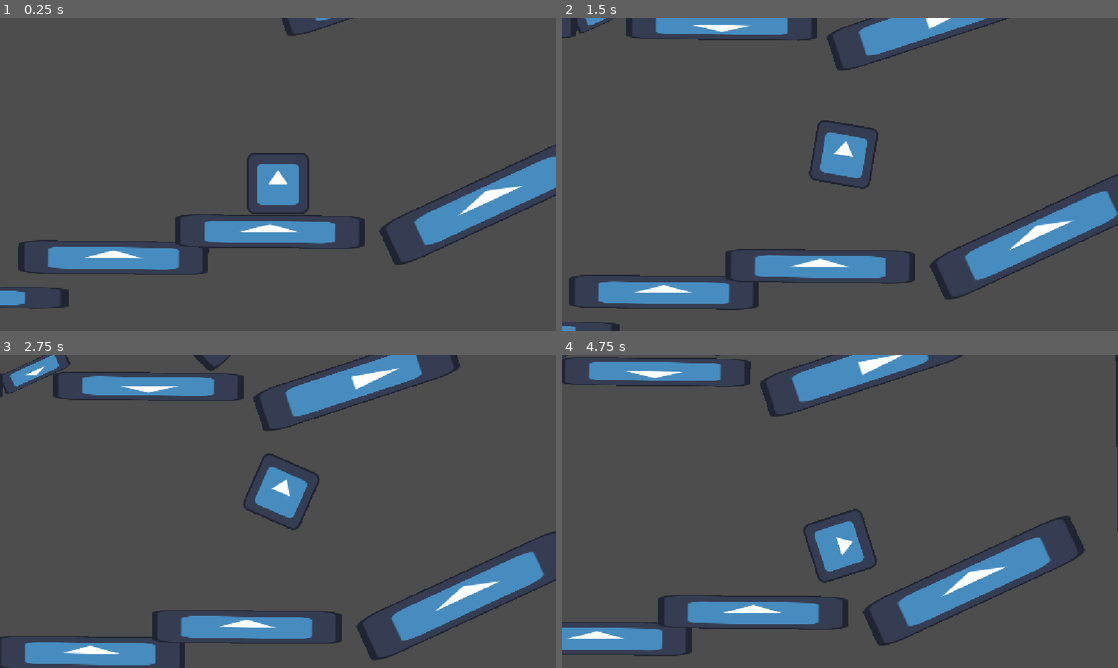
Above: before the commit, frames 1-4 (two rows, left to right).
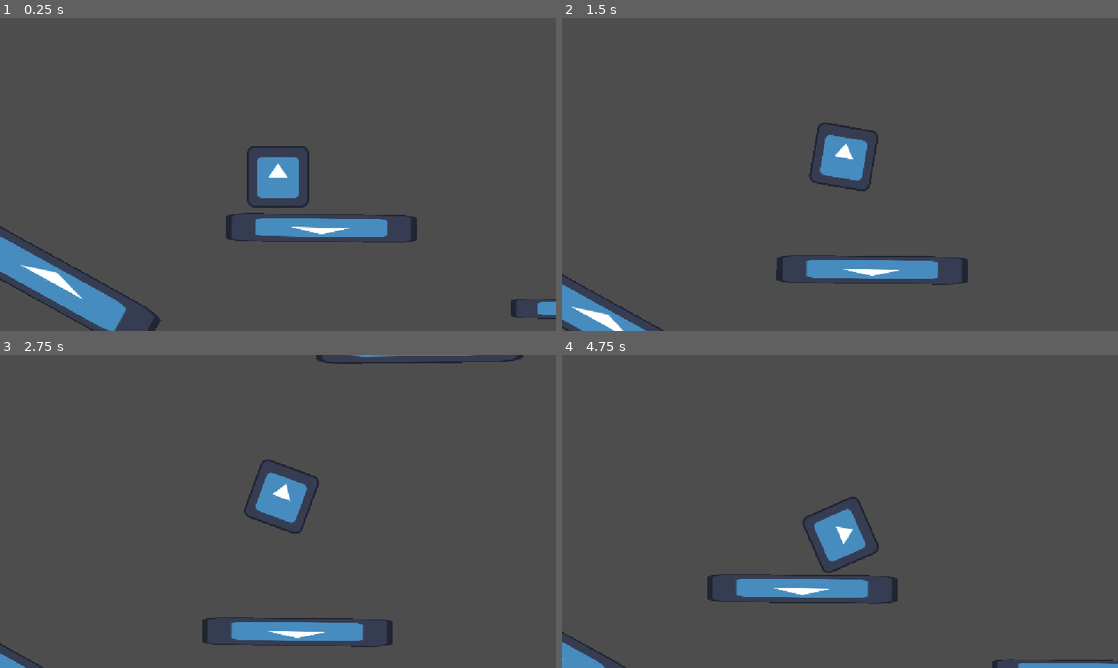
Above: after the commit, the same moments.

Repository: cyan-teal/hole-bounce
Game: Godot game, scene res://scenes/main.tscn
Same seed, same stepped clock (60 frames per second), same inputs: the game is played once before the commit and once after it. The engine's default icon, where the game draws it, is replaced by a stand-in: a white triangle on a blue panel in a dark square.
Inputs:
- Up to frame 1 (0.25 s): no input
- Up to frame 2 (1.5 s): hold Right (go_right) 0.53-1.28 s; tap Space (pass) at 0.6, 1.35 s; hold Left (go_left) from 1.28 s (still down)
- Up to frame 3 (2.75 s): release Left (go_left) at 2.03 s; hold Right (go_right) from 2.03 s (still down); tap Space (pass) at 2.1 s
- Up to frame 4 (4.75 s): tap Space (pass) at 2.85, 3.6, 4.35 s; release Right (go_right) at 3.53 s; hold Left (go_left) from 3.53 s (still down)

The runs differ from the first frame. In frame 1, 12% of the frame differs, in the area x 0-100%, y 0-100%; in frame 2, 13%; in frame 3, 14%; in frame 4, 15%.

Commit message:
map

Diff:
--- a/hole-bounce/scenes/level_1.tscn
+++ b/hole-bounce/scenes/level_1.tscn
@@ -4,6 +4,7 @@
 [ext_resource type="PackedScene" uid="uid://b2b1gi5tljg5o" path="res://scenes/object.tscn" id="2_bswci"]
 [ext_resource type="Script" uid="uid://dfs47tdn7w3cg" path="res://scenes/launch_pad 1.gd" id="3_5xbjy"]
 [ext_resource type="PackedScene" uid="uid://bixobljkd83tk" path="res://scenes/launch_pad.tscn" id="3_rus8k"]
+[ext_resource type="Script" uid="uid://c0cm5aq1jkth0" path="res://scenes/objectdeflector.gd" id="5_15mv3"]
 [ext_resource type="PackedScene" uid="uid://bg8re1clvsn4u" path="res://scenes/level_end.tscn" id="5_fcfvj"]
 [ext_resource type="PackedScene" uid="uid://dc3ifb2nhulun" path="res://scenes/hole.tscn" id="6_pa8r4"]
 [ext_resource type="Script" uid="uid://8gcpcatsaosh" path="res://scenes/hole_un.gd" id="7_pa8r4"]
@@ -11,7 +12,7 @@
 [node name="Level1" type="Node2D" unique_id=2075713534]
 
 [node name="Player" parent="." unique_id=244388843 instance=ExtResource("1_014kd")]
-position = Vector2(548, -1894)
+position = Vector2(-811, -2553)
 
 [node name="Camera2D" type="Camera2D" parent="Player" unique_id=1067887717]
 position_smoothing_enabled = true
@@ -33,10 +34,15 @@
 script = ExtResource("3_5xbjy")
 
 [node name="LaunchPad4" parent="." unique_id=626121635 instance=ExtResource("3_rus8k")]
-position = Vector2(-1268.9998, -1923)
+position = Vector2(-1290.9999, -1976.0001)
 rotation = -3.9791002
 scale = Vector2(3.688785, 0.76176465)
 script = ExtResource("3_5xbjy")
+
+[node name="LaunchPad8" parent="." unique_id=2115892957 instance=ExtResource("3_rus8k")]
+position = Vector2(-1279, -2323)
+rotation = -5.7782803
+scale = Vector2(3.688785, 0.76176465)
 
 [node name="LaunchPad6" parent="." unique_id=446448878 instance=ExtResource("3_rus8k")]
 position = Vector2(988, -1831.0001)
@@ -49,10 +55,10 @@
 scale = Vector2(1.1551731, -0.33634555)
 
 [node name="LaunchPad5" parent="." unique_id=1993517078 instance=ExtResource("3_rus8k")]
-position = Vector2(-1941.9998, -854.99994)
-rotation = -4.6979575
+position = Vector2(-1970, -855)
+rotation = -4.710288
 scale = Vector2(18.90972, 0.76176465)
-script = ExtResource("3_5xbjy")
+script = null
 
 [node name="Object" parent="." unique_id=1360642315 instance=ExtResource("2_bswci")]
 position = Vector2(-246, 241)
@@ -69,17 +75,23 @@
 scale = Vector2(4.780756, 0.9227781)
 
 [node name="Object5" parent="." unique_id=1801173784 instance=ExtResource("2_bswci")]
-position = Vector2(70.999985, -553)
+position = Vector2(104, -614)
 rotation = 2.0442364
-scale = Vector2(3.5481184, 0.9337929)
+scale = Vector2(1.9606459, -1.092649)
+script = ExtResource("5_15mv3")
 
 [node name="Object10" parent="." unique_id=394653089 instance=ExtResource("2_bswci")]
 position = Vector2(-590.00006, -726.00006)
 rotation = 3.147318
 scale = Vector2(1.4189186, -0.7273016)
 
+[node name="Object20" parent="." unique_id=1069748692 instance=ExtResource("2_bswci")]
+position = Vector2(-400.00006, -663)
+rotation = 3.147318
+scale = Vector2(1.4189186, -0.7273016)
+
 [node name="Object8" parent="." unique_id=1761659843 instance=ExtResource("2_bswci")]
-position = Vector2(-361, -641.00006)
+position = Vector2(-346, -574.00006)
 rotation = -0.005987568
 scale = Vector2(6.4913645, 0.7497265)
 
@@ -91,7 +103,7 @@
 [node name="Object19" parent="." unique_id=364093433 instance=ExtResource("2_bswci")]
 position = Vector2(-177.99995, -1630.9999)
 rotation = 0.010075251
-scale = Vector2(4.5841823, 0.34540668)
+scale = Vector2(4.1885276, 0.32079768)
 
 [node name="Object16" parent="." unique_id=776759906 instance=ExtResource("2_bswci")]
 position = Vector2(327.00003, -2264.0002)
@@ -99,9 +111,9 @@
 scale = Vector2(3.0956867, -0.4531911)
 
 [node name="Object17" parent="." unique_id=1973417080 instance=ExtResource("2_bswci")]
-position = Vector2(-172.00009, -2268.0002)
+position = Vector2(-154, -2266.0002)
 rotation = 0.010075251
-scale = Vector2(3.0956867, -0.4531911)
+scale = Vector2(2.7147343, -0.3185138)
 
 [node name="Object18" parent="." unique_id=254208964 instance=ExtResource("2_bswci")]
 position = Vector2(-721, -2434.0002)
@@ -132,6 +144,7 @@
 position = Vector2(375, -1152)
 rotation = 2.0442364
 scale = Vector2(4.4963417, 0.9337929)
+script = ExtResource("5_15mv3")
 
 [node name="Object4" parent="." unique_id=1449926254 instance=ExtResource("2_bswci")]
 position = Vector2(1404.0001, -1245)
@@ -139,7 +152,7 @@
 scale = Vector2(1.7242126, -24.161692)
 
 [node name="LevelEnd" parent="." unique_id=1912925523 instance=ExtResource("5_fcfvj")]
-position = Vector2(-1527, -429)
+position = Vector2(-458, -3144)
 
 [node name="Hole" parent="." unique_id=682024800 instance=ExtResource("6_pa8r4")]
 position = Vector2(209.99998, -816.99994)
@@ -156,6 +169,11 @@
 rotation = 1.2555057
 scale = Vector2(0.7039779, 3.3507178)
 
+[node name="Hole5" parent="." unique_id=688048525 instance=ExtResource("6_pa8r4")]
+position = Vector2(-467.99997, -3036)
+rotation = 1.5606692
+scale = Vector2(0.7039779, 3.3507178)
+
 [node name="Hole4" parent="." unique_id=759850957 instance=ExtResource("6_pa8r4")]
 position = Vector2(576, -2475)
 rotation = 0.7606735
--- /dev/null
+++ b/hole-bounce/scenes/objectdeflector.gd
@@ -0,0 +1,17 @@
+extends StaticBody2D
+
+const STRENGTH: float = -1000.0
+
+# Called when the node enters the scene tree for the first time.
+func _ready() -> void:
+	pass # Replace with function body.
+
+
+# Called every frame. 'delta' is the elapsed time since the previous frame.
+func _process(delta: float) -> void:
+	pass
+
+func _on_area_2d_body_entered(body: Node2D) -> void:
+	if body is RigidBody2D:
+		body.apply_impulse(Vector2.UP.rotated(rotation) * STRENGTH)
+		pass
--- /dev/null
+++ b/hole-bounce/scenes/objectdefledtor.gd
@@ -0,0 +1,11 @@
+extends StaticBody2D
+
+
+# Called when the node enters the scene tree for the first time.
+func _ready() -> void:
+	pass # Replace with function body.
+
+
+# Called every frame. 'delta' is the elapsed time since the previous frame.
+func _process(delta: float) -> void:
+	pass
Not shown, added: hole-bounce/scenes/objectdeflector.gd.uid
Not shown, added: hole-bounce/scenes/objectdefledtor.gd.uid
